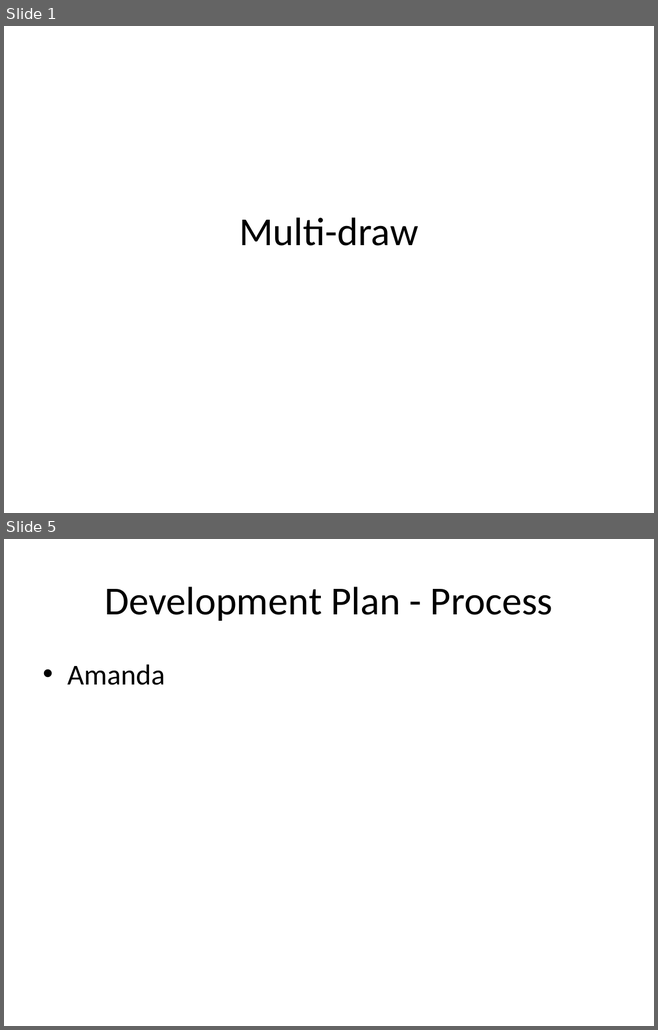
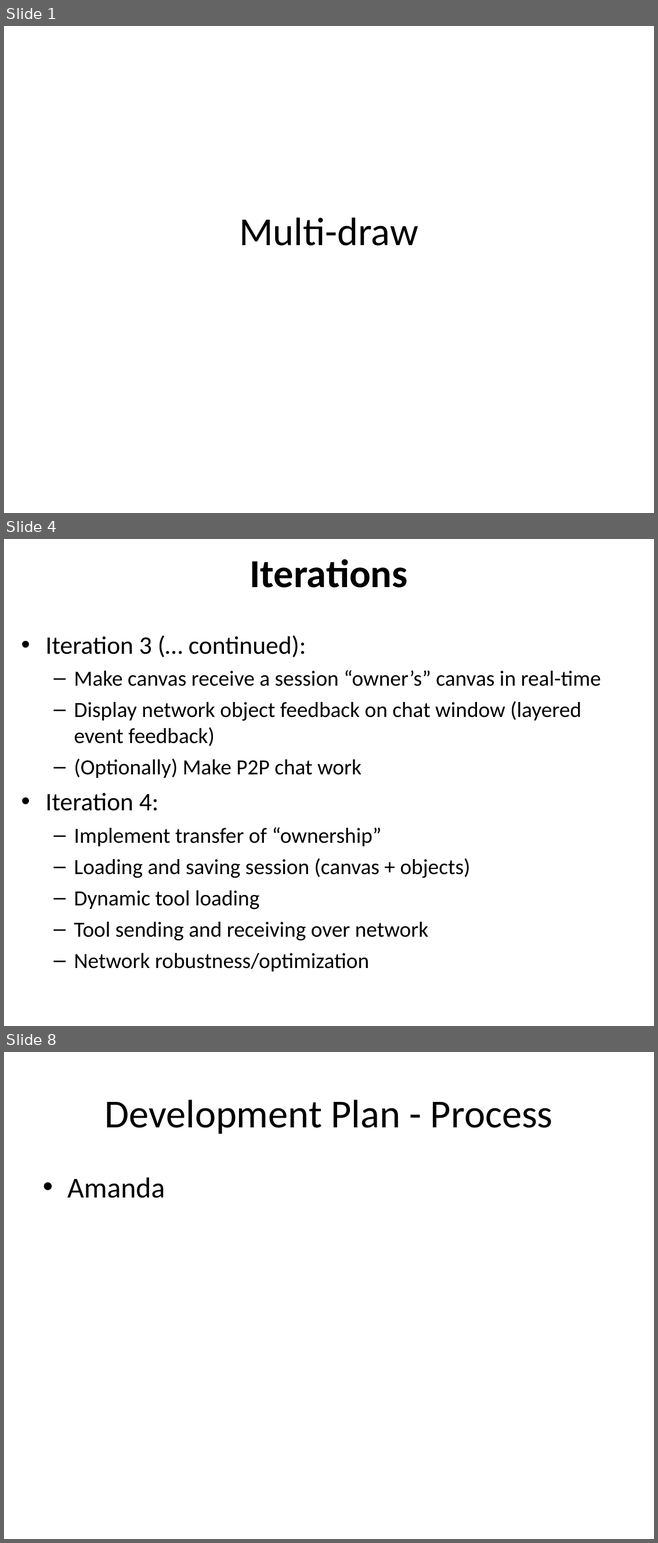
Before and after one commit to satpreetsingh/182mainproject, a slide deck: Documentation/04_10_Presentation.ppt. Shown one above the other, each under a label of ours: slides 1 and 5 before the commit, slides 1, 4 and 8 after it; the slides between them are not shown. The pictures are 658x1030 and 658x1543 pixels, drawn with LibreOffice and Linux fonts; fonts in the diff are those of the drawing. Boxes give left, top, right and bottom in pixels: in the first picture for what was removed or moved away, otherwise in the second. Text is boxed around its words. In the diff, an @@ line names an element or a change of style, - is before the commit and + after.

```diff
--- a/Documentation/04_10_Presentation.ppt
+++ b/Documentation/04_10_Presentation.ppt
@@ slide 4 added at [4,539,654,1026], background #FFFFFF @@
@@ title added at [250,559,408,588], 44 pt, text #000000, bold @@
+Iterations
@@ text added at [46,635,601,972], 24 pt, text #000000 @@
+• Iteration 3 (… continued):
+  – Make canvas receive a session “owner’s” canvas in real-time
+  – Display network object feedback on chat window (layered event feedback)
+  – (Optionally) Make P2P chat work
+• Iteration 4:
+  – Implement transfer of “ownership”
+  – Loading and saving session (canvas + objects)
+  – Dynamic tool loading
+  – Tool sending and receiving over network
+  – Network robustness/optimization
@@ what was slide 5 is now slide 8 @@
```
Also in this commit, not shown: 3 slides changed, 4 other slides added, 2 slides removed.
